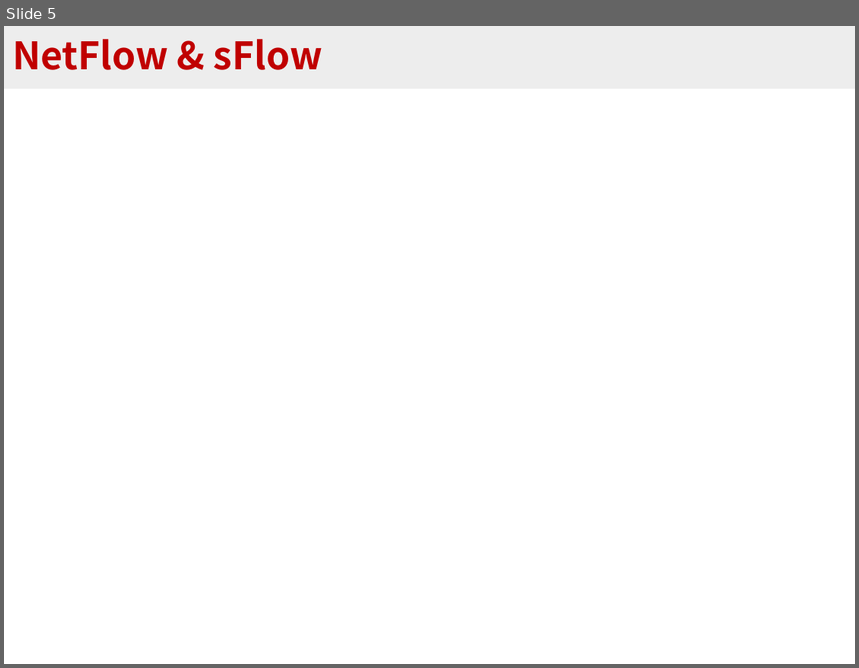
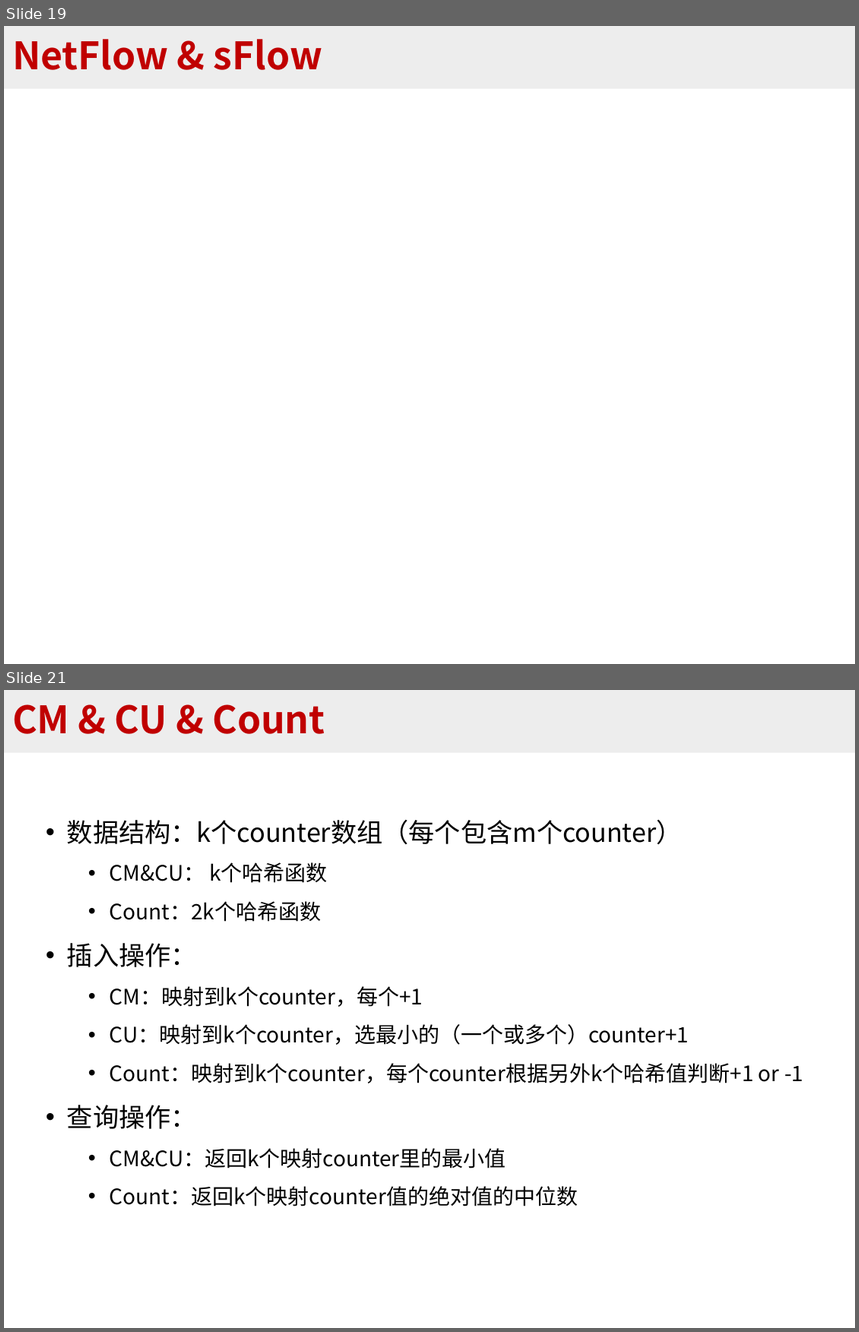
Before and after one commit to BlockLiu/Algorithms-for-Per-flow-Measurement, a slide deck: 常见sketch算法.pptx. Shown one above the other, each under a label of ours: slide 5 before the commit, slides 19 and 21 after it; the slides between them are not shown. The pictures are 859x668 and 859x1332 pixels, drawn with LibreOffice and Linux fonts; fonts in the diff are those of the drawing; grey boxes stand for pictures. Boxes give left, top, right and bottom in pixels: in the first picture for what was removed or moved away, otherwise in the second. Text is boxed around its words. In the diff, an @@ line names an element or a change of style, - is before the commit and + after.

```diff
--- a/常见sketch算法.pptx
+++ b/常见sketch算法.pptx
@@ slide 21 added at (4, 690, 855, 1328), background #FFFFFF @@
@@ title added at (4, 690, 855, 753), fill #EDEDED, 32 pt, text #C00000, bold @@
+CM & CU & Count
@@ text added at (67, 820, 804, 1207), 18 pt, text #000000 @@
+• 数据结构：k个counter数组（每个包含m个counter）
+  • CM&CU： k个哈希函数
+  • Count：2k个哈希函数
+• 插入操作：
+  • CM：映射到k个counter，每个+1
+  • CU：映射到k个counter，选最小的（一个或多个）counter+1
+  • Count：映射到k个counter，每个counter根据另外k个哈希值判断+1 or -1
+• 查询操作：
+  • CM&CU：返回k个映射counter里的最小值
+  • Count：返回k个映射counter值的绝对值的中位数
@@ what was slide 5 is now slide 19 @@
```
Also in this commit, not shown: 4 slides changed, 12 other slides added, 1 slide removed, 16 other files.
